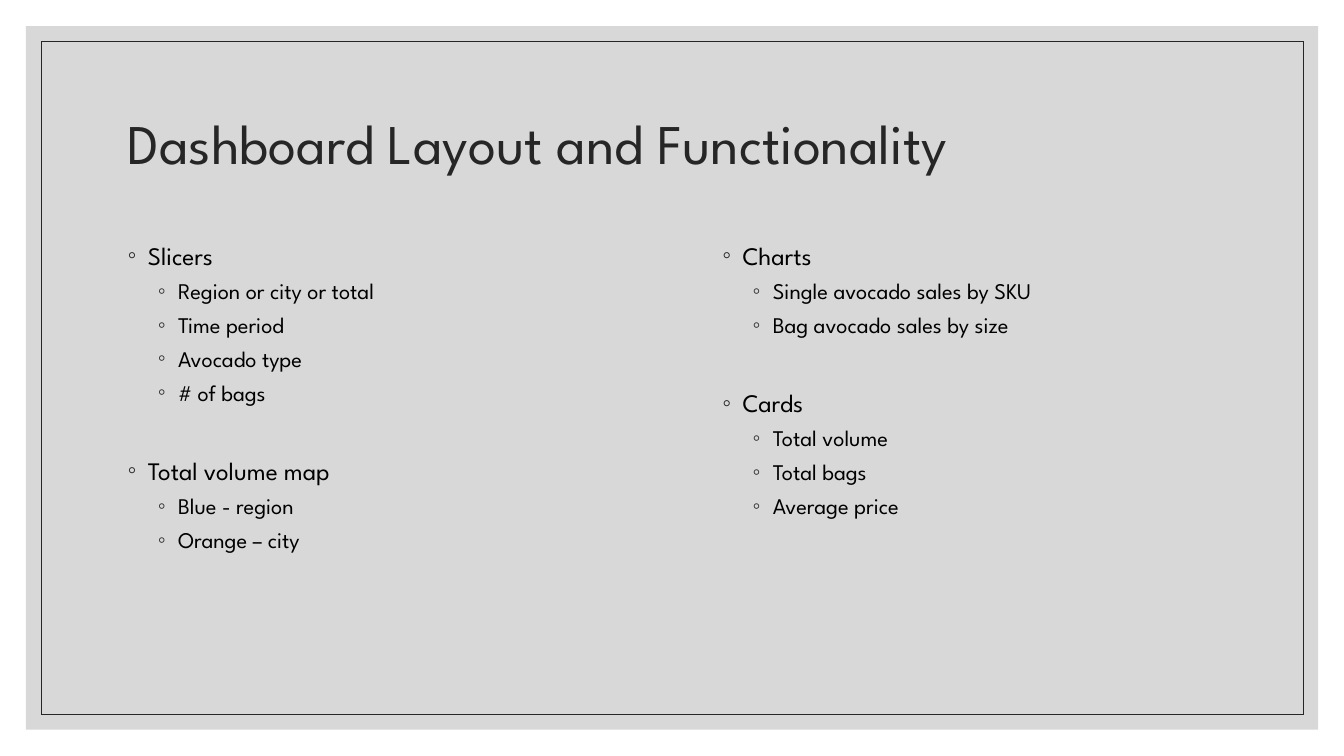
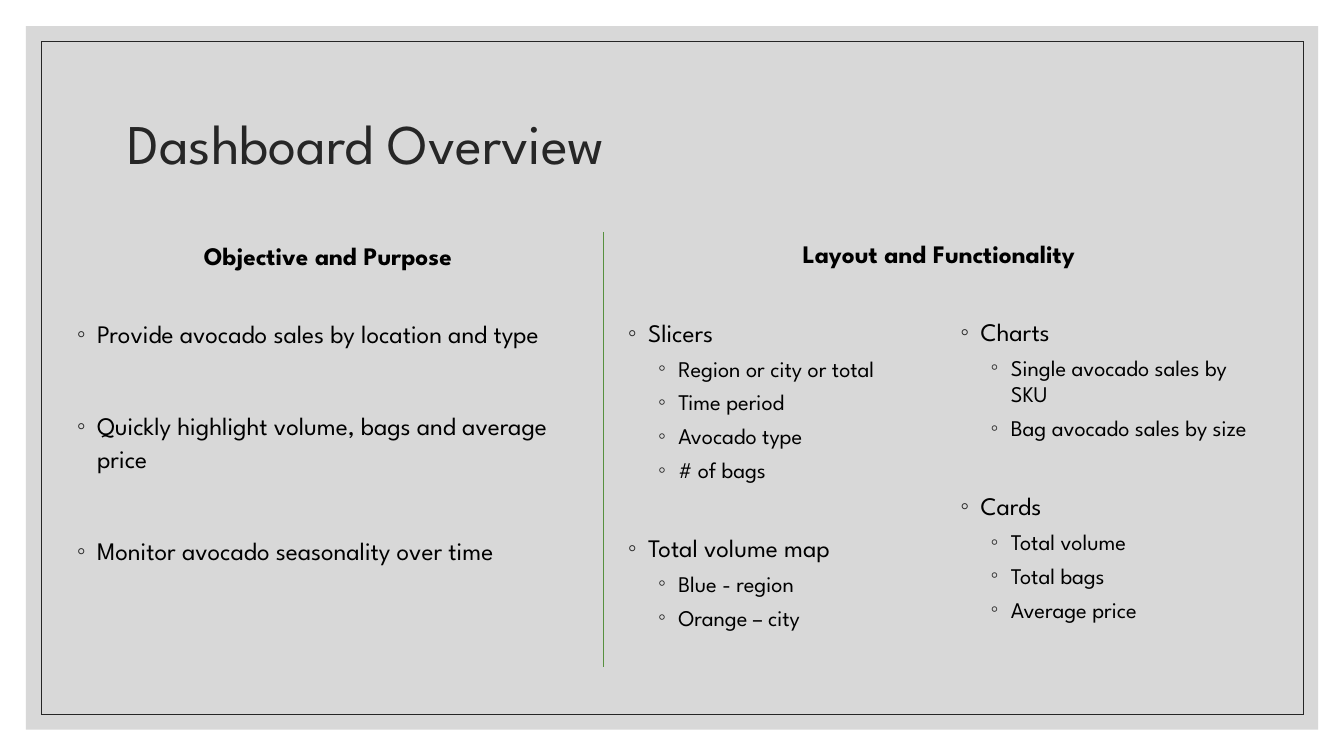
Before and after one commit to lj85ensign/LDSBC_BA280_DA_lj, a slide deck: slide 2 of ppt_files/LDSBC_BA280_W6_Haas_Avocado_Dashboard_lj.pptx. Drawn at 1344x756 pixels with LibreOffice and Linux fonts; fonts in the diff are those of the drawing. Boxes give left, top, right and bottom in pixels: in the first picture for what was removed or moved away, otherwise in the second. Text is boxed around its words. In the diff, an @@ line names an element or a change of style, - is before the commit and + after.

```diff
--- a/ppt_files/LDSBC_BA280_W6_Haas_Avocado_Dashboard_lj.pptx
+++ b/ppt_files/LDSBC_BA280_W6_Haas_Avocado_Dashboard_lj.pptx
@@ text at box(128, 125, 605, 165): text changed @@
-Dashboard Layout and Functionality
+Dashboard Overview
@@ line added from (604, 232) to (604, 666), #57903F 0.5 pt @@
@@ text added at box(97, 247, 547, 566), 18 pt, text #000000 @@
+Objective and Purpose
+◦ Provide avocado sales by location and type
+◦ Quickly highlight volume, bags and average price
+◦ Monitor avocado seasonality over time
@@ text added at box(803, 245, 1075, 269), 18 pt, text #000000, bold @@
+Layout and Functionality
@@ text "Slicers": place and size @@
-text "Slicers" at box(148, 247, 374, 553)
+text "Slicers" at box(648, 324, 874, 631)
@@ text "Charts" rewrapped from box(743, 247, 1031, 519) to box(981, 323, 1247, 623) @@
```
Also in this commit, not shown: 1 other slide changed, 1 slide removed, 5 other files.
